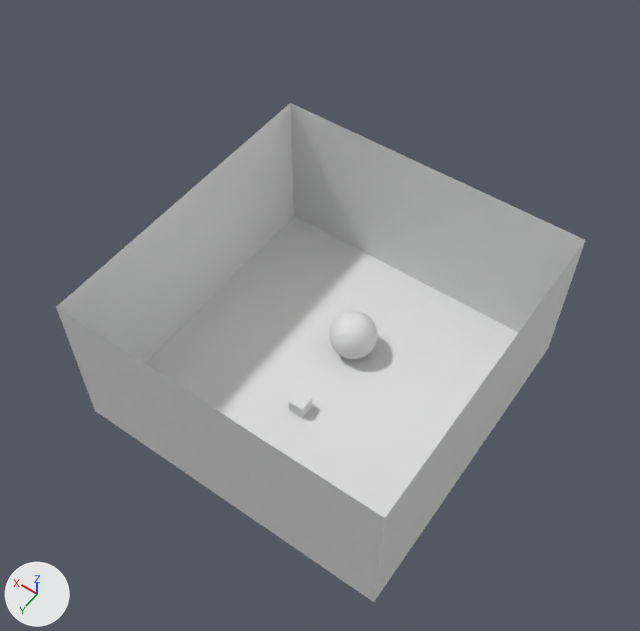
Before and after pictures for a commit that changed the FBX model Assets/roomBachelor.fbx.
Before and after are seen from a 50 mm lens placed at (-1.74, 2.52, 4.41), pointed at (0.0, 0.08, 0.57). Lighting does not change. The marker at lower left points along +X, +Y and +Z.
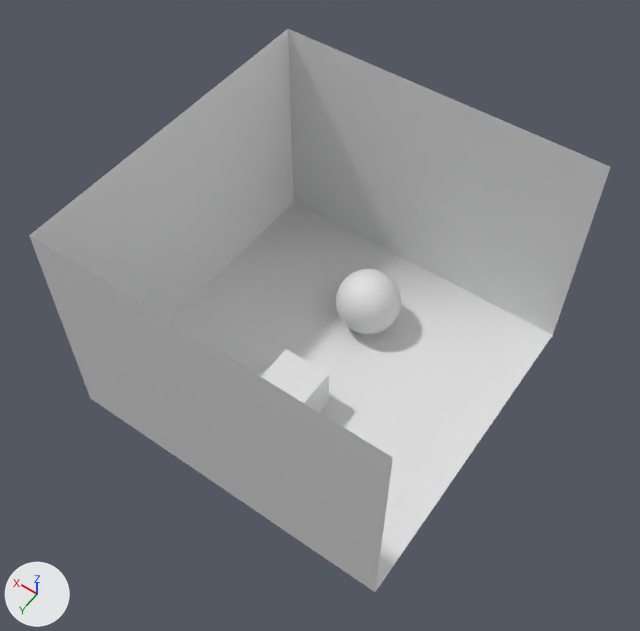
What differs and where, as boxes (x1, y1, x2, y2) in the pictures (640 x 631 px; the box of a moved part takes in the faces that stretch with it):
```json
{"object": "Cube.001", "change": "reshaped, moved, turned", "before": [56, 103, 585, 602], "after": [29, 29, 611, 592]}
{"part": 1, "of": "me_cube_002", "change": "moved or reshaped", "before": [289, 390, 312, 419], "after": [261, 349, 329, 412]}
{"part": 2, "of": "me_cube_002", "change": "added", "after": [336, 269, 401, 334]}
{"part": 3, "of": "me_cube_002", "change": "deleted", "before": [329, 311, 378, 359]}
{"part": 4, "of": "me_cube_002", "change": "moved or reshaped", "before": [56, 103, 585, 602], "after": [29, 29, 611, 592]}
```

The change, as JSON lines over the scene's bpy script:
```json
{"block": "me_cube_002", "where": "# used by ob_cube_001; location = (0.007, 0.271, -0.091)"}
{"op": "remove", "block": "me_cube_002", "code": "me_cube_002.from_pydata(...)  # 498 vertices, 523 faces; spans x -1.01..0.99, y -1.27..0.73, z -0.06..0.95"}
{"op": "add", "block": "me_cube_002", "code": "me_cube_002.from_pydata(...)  # 505 vertices, 522 faces; spans x -1.0..1.0, y -0.02..1.39, z -1.0..1.0"}
{"block": "me_cube_002", "change": "me_cube_002 part 1: the loose piece of 8 vertices spanning x -0.05..0.05, y -0.05..0.05, z -0.05..0.05 is turned -90 degrees about the x axis through its middle and scaled by 3, then moved by (0.0, 0.13, -0.35)"}
{"block": "me_cube_002", "change": "me_cube_002 part 2: a new loose piece, a UV sphere (32 segments, 16 rings, poles along y) spanning x -0.2..0.2, y -0.01..0.39, z 0.23..0.63"}
{"block": "me_cube_002", "change": "me_cube_002 part 3: the loose piece of 482 vertices spanning x -0.15..0.15, y -0.7..-0.4, z -0.06..0.24 is deleted"}
{"block": "me_cube_002", "change": "me_cube_002 part 4"}
{"block": "me_cube_002", "change": "8 vertices are removed from x -1.01..0.99, y -1.27..0.73, z -0.05..0.95"}
{"block": "me_cube_002", "change": "5 faces are deleted"}
{"block": "me_cube_002", "change": "9 vertices are added at x -1.0..1.0, y 0.0..1.39, z -1.0..1.0"}
{"block": "me_cube_002", "change": "6 new vertices lie (2.0, 0.0, 0.0) away from vertices in x -1.0, y 0.0..1.39, z -1.0..1.0"}
{"block": "me_cube_002", "change": "4 new faces join them"}
{"op": "set", "path": "ob_cube_001.location", "old": "(0.007, 0.271, -0.091)", "new": "(0.0, 0.0, 0.0)"}
{"op": "set", "path": "ob_cube_001.rotation_euler", "old": "(0.0, 0.0, 0.0)", "new": "(1.571, 0.0, 0.0)", "note": "degrees (0, 0, 0) -> degrees (90, 0, 0)"}
```
